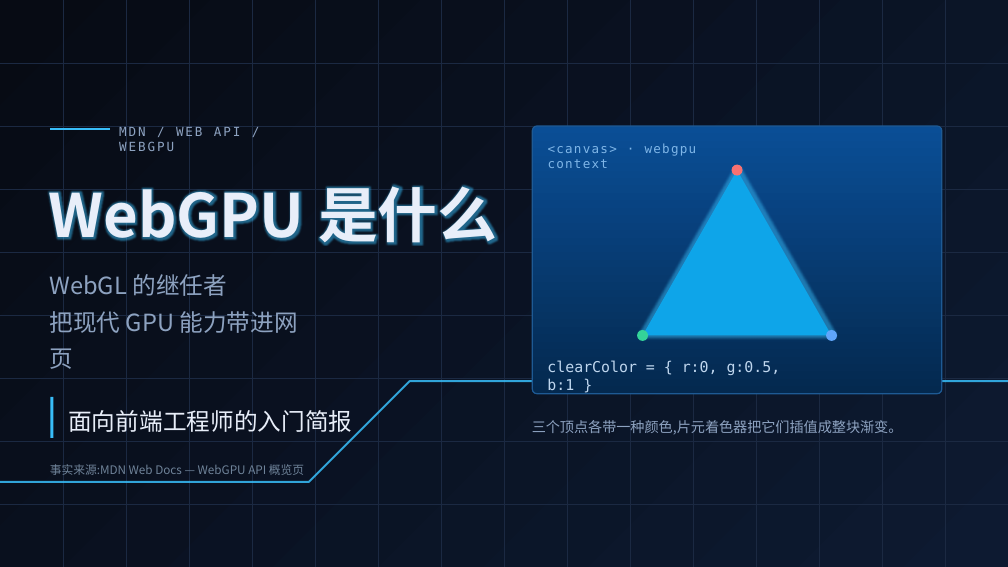
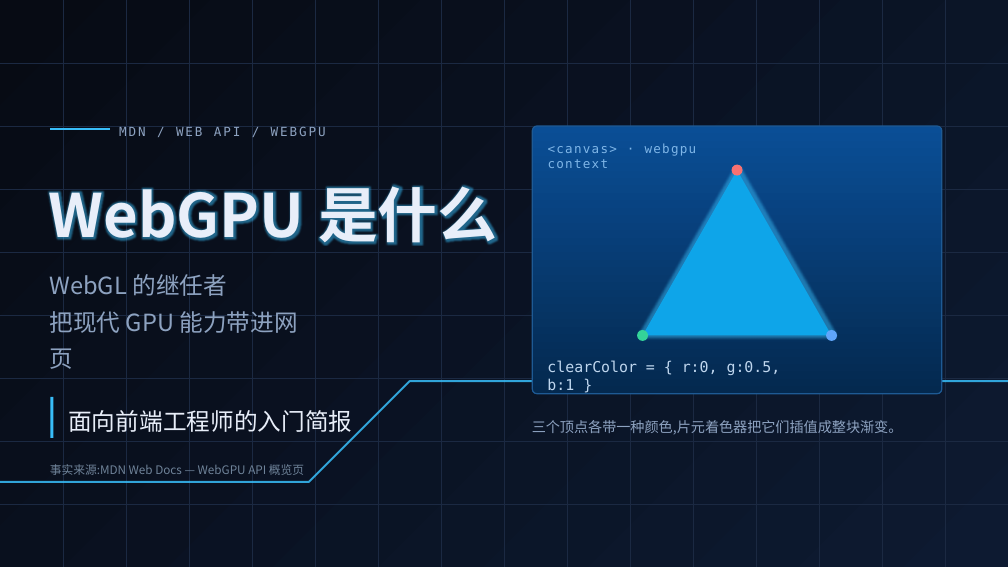
Before and after one commit to hugohe3/ppt-master-examples, a slide deck: slide 1 of examples/ppt169_webgpu_intro_quick/exports/ppt169_webgpu_intro_quick.pptx. Drawn at 1008x567 pixels with LibreOffice and Linux fonts; fonts in the diff are those of the drawing. Boxes give left, top, right and bottom in pixels: in the first picture for what was removed or moved away, otherwise in the second. Text is boxed around its words. In the diff, an @@ line names an element or a change of style, - is before the commit and + after.

```diff
--- a/examples/ppt169_webgpu_intro_quick/exports/ppt169_webgpu_intro_quick.pptx
+++ b/examples/ppt169_webgpu_intro_quick/exports/ppt169_webgpu_intro_quick.pptx
@@ text "MDN / WEB API / ..." rewrapped from bbox=[119, 126, 241, 155] to bbox=[119, 126, 326, 136] @@
```
Also in this commit, not shown: 11 other slides changed, 8 other files.
